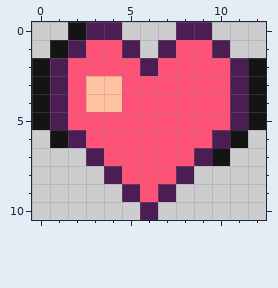
Two states of a pixel-art sprite, Assets/Sprites/PrototypeSprites/RulletSprites/Pixel_Sprites/UIBar_HeartIcon.png. The picture above was drawn from the file before the commit.
The file is 13x11 pixels.
Now the later version:
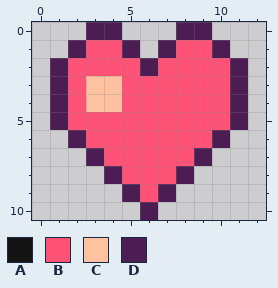
Palette (. is transparent): A #141414  B #ff5277  C #ffc2a1  D #4b1d52
Change:
y 0: x 2 A -> .
y 1: x 1 A -> .
y 2..5: x 0 A -> .; x 12 A -> .
y 6: x 1 A -> .; x 11 A -> .
y 7: x 10 A -> .
